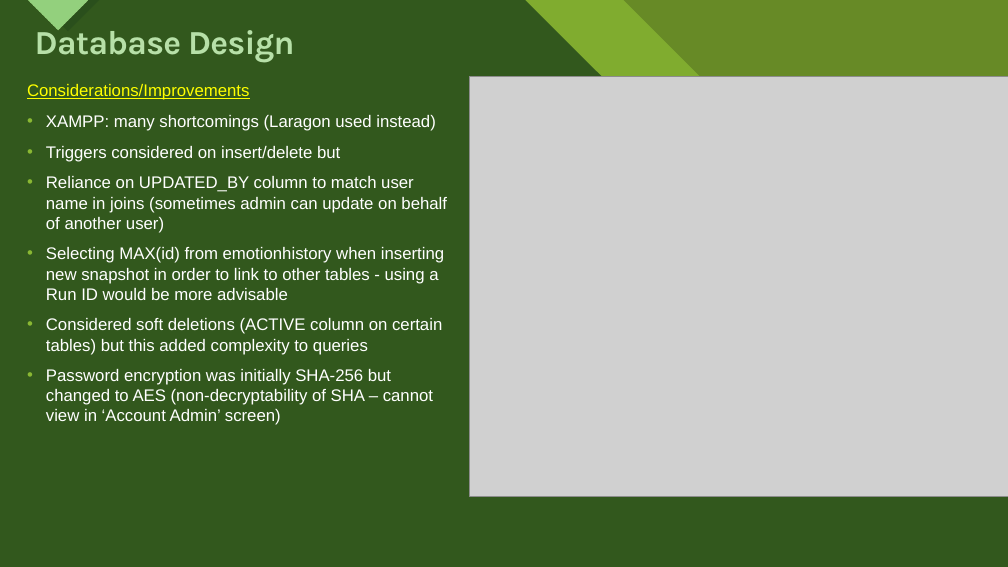
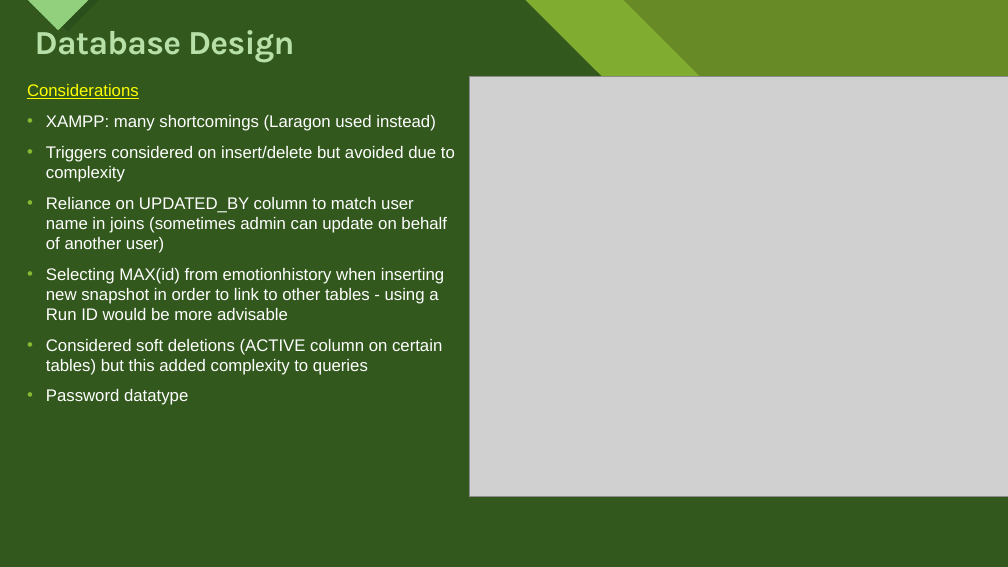
Before and after one commit to ctneeson/emotiontracker2, a slide deck: slide 4 of Emotion Tracker App Project.pptx (slide 3 before the commit). Drawn at 1008x567 pixels with LibreOffice and Linux fonts; fonts in the diff are those of the drawing; grey boxes stand for pictures. Boxes give left, top, right and bottom in pixels: in the first picture for what was removed or moved away, otherwise in the second. Text is boxed around its words. In the diff, an @@ line names an element or a change of style, - is before the commit and + after.

```diff
--- a/Emotion Tracker App Project.pptx
+++ b/Emotion Tracker App Project.pptx
@@ text at [27,84,139,99]: text changed @@
-Considerations/Improvements
+Considerations
@@ text at [46,146,455,182]: text changed @@
-• Triggers considered on insert/delete but
+• Triggers considered on insert/delete but avoided due to complexity
@@ text at [46,389,188,405]: text changed @@
-• Password encryption was initially SHA-256 but changed to AES (non-decryptability of SHA – cannot view in ‘Account Admin’ screen)
+• Password datatype
```
Also in this commit, not shown: 3 other slides changed, 1 slide added, 5 other files.
